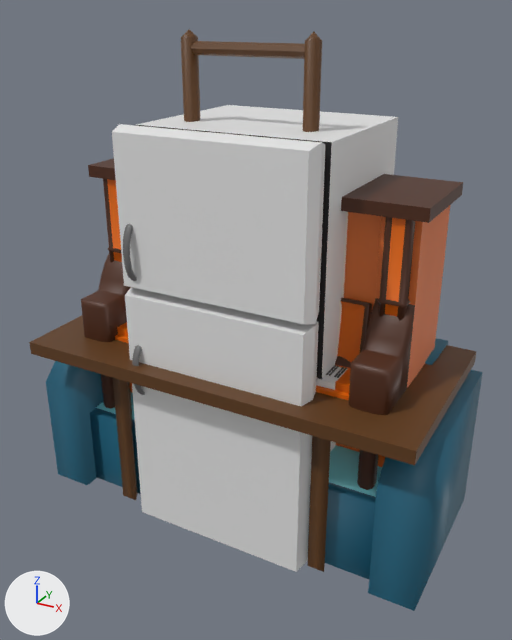
What one commit did to the FBX model Assets/Meshes/Cenario/modelos.fbx.
Rendered twice from a 50 mm camera at (2.02, -3.59, 3.15) aimed at (0.09, -0.07, 1.39). Every picture has the same lights, and +X, +Y and +Z are marked at lower left. Where no turn or scale is listed for an object, it has been applied to the vertices.

In view in the first picture: 'Escada', 'Geladeira', 'Mesa', 'Piano', 'Sofa'.
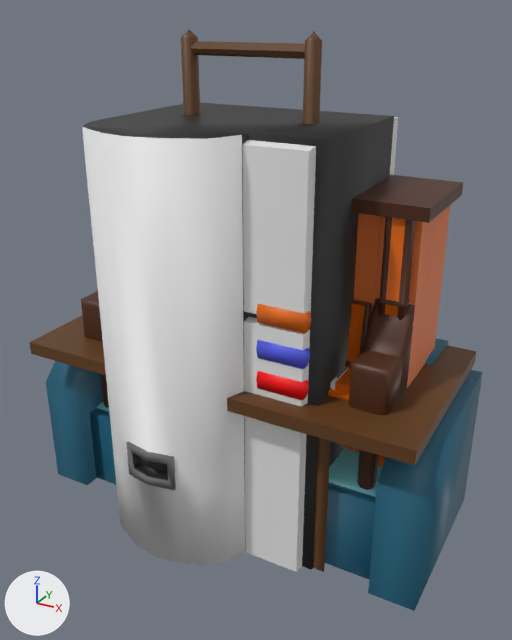
Commit message: cafeteira e refri

Where the change shows, as pixel boxes [x1, y1, x2, y2] in the pictures (512 x 640 px):
'Maquina_Refri', added: after [82, 103, 394, 570]
    faces in mat_refri (its picture is missing): [82, 127, 245, 564]
    faces in mat_textura (picture img_textura_png): [82, 103, 394, 570]
'Geladeira', unchanged, covered by the edit: before [112, 105, 398, 572]; after [242, 117, 398, 572]

The change, as a list of edits to the scene's bpy script:
```text
Add mat_refri:
    mat_refri = principled_material('Refri')
    mat_refri.base_color = (0.8, 0.8, 0.8)  # white #e7e7e7
Add me_maquina_refri:
    me_maquina_refri.from_pydata(...)  # 154 vertices, 136 faces; spans x -0.69..0.69, y -0.85..0.47, z -0.01..2.58
    # faces by material slot: [108, 28]
    me_maquina_refri.materials.append(mat_textura)  # picture img_textura_png
    me_maquina_refri.materials.append(mat_refri)  # its picture is missing
Add ob_maquina_refri:
    ob_maquina_refri = bpy.data.objects.new('Maquina_Refri', me_maquina_refri)
    ob_maquina_refri.location = (0.0, 0.0, 0.0)
```
